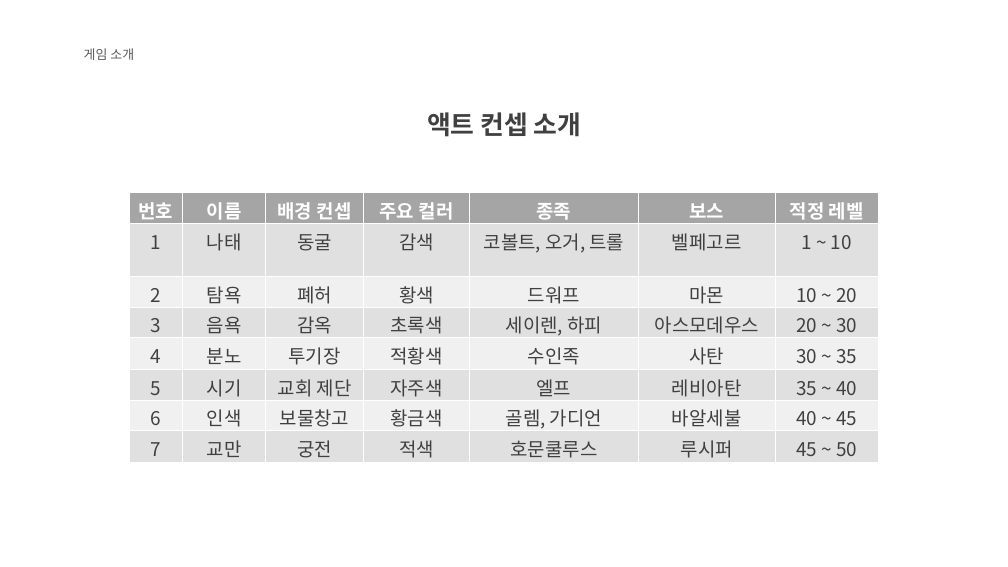
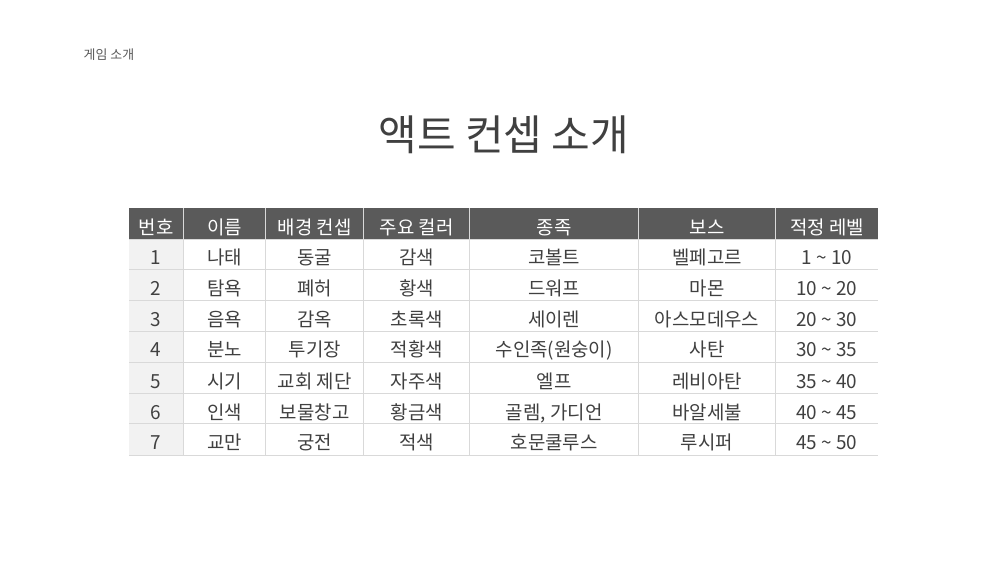
Before and after one commit to KJGoody/Daemonis, a slide deck: slide 7 of Deamonis(데모니스) 기획서/Daemonis PPT.pptx. Drawn at 1008x567 pixels with LibreOffice and Linux fonts; fonts in the diff are those of the drawing; background and template pictures are left out. Boxes give left, top, right and bottom in pixels: in the first picture for what was removed or moved away, otherwise in the second. Text is boxed around its words. In the diff, an @@ line names an element or a change of style, - is before the commit and + after.

```diff
--- a/Deamonis(데모니스) 기획서/Daemonis PPT.pptx
+++ b/Deamonis(데모니스) 기획서/Daemonis PPT.pptx
@@ text "액트 컨셉 소개" at (379, 115, 629, 154): size 24.6 to 40 pt, font Arial to Noto Sans CJK KR, bold off @@
@@ table at (129, 209, 879, 456) @@
-row 2, column 5: 코볼트, 오거, 트롤
+row 2, column 5: 코볼트
-row 4, column 5: 세이렌, 하피
+row 4, column 5: 세이렌
-row 5, column 5: 수인족
+row 5, column 5: 수인족(원숭이)
@@ fill #A5A5A5 to #5A5A5A in row 1 @@
@@ fill #E1E1E1 to #F2F2F2 in 4 cells @@
@@ fill #E1E1E1 to #FFFFFF in 24 cells @@
@@ fill #F0F0F0 to #F2F2F2 in 3 cells @@
@@ fill #F0F0F0 to #FFFFFF in 18 cells @@
@@ bold off in "번호", "이름", "배경 컨셉", "주요 컬러" and 3 more places @@
@@ borders changed @@
@@ table: place and size @@
-table at (129, 193, 879, 462)
+table at (129, 209, 879, 456)
```
Also in this commit, not shown: 18 other slides changed.
